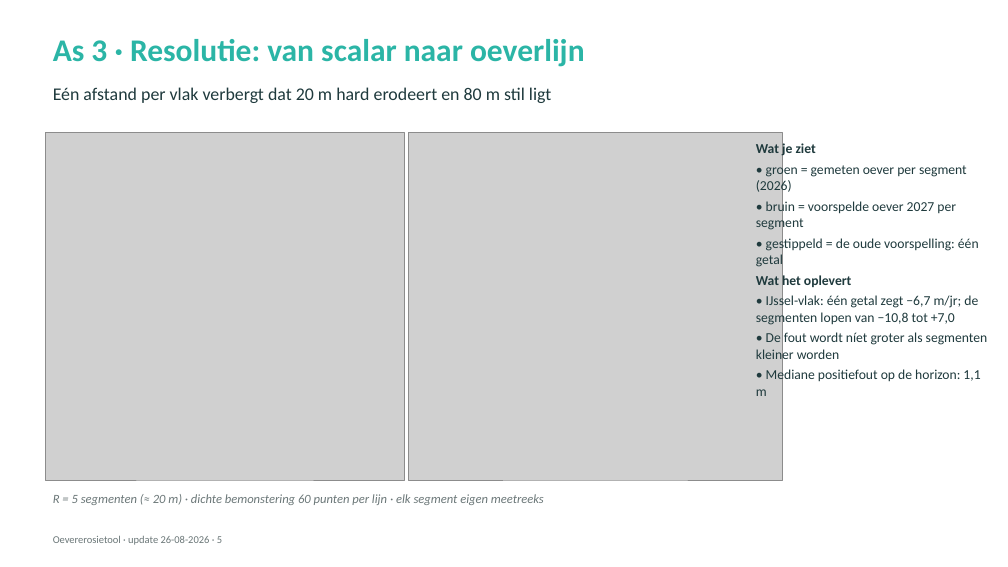
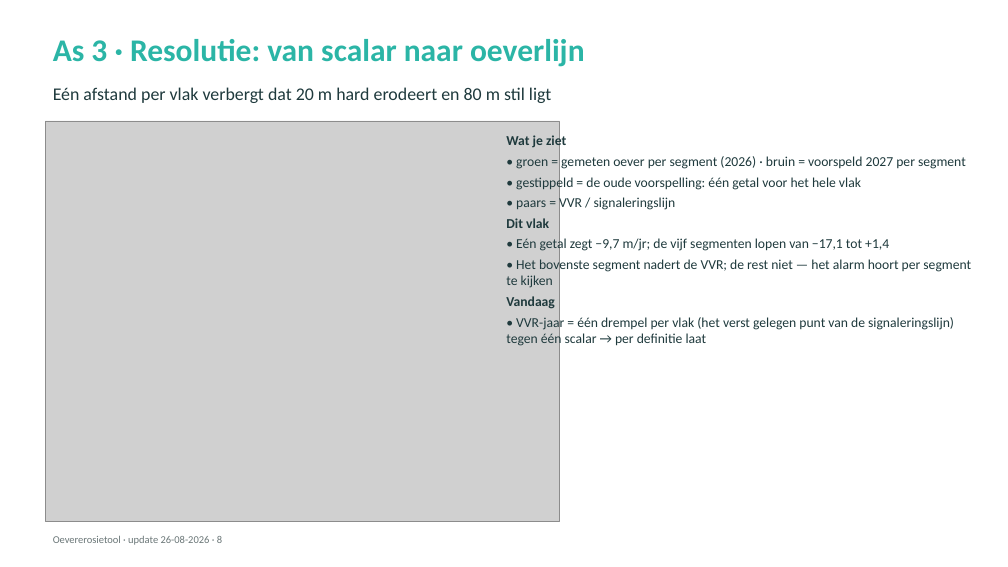
Before and after one commit to HAL24K/wocu-oevererosie, a slide deck: slide 8 of docs/presentations/20260826_update.pptx (slide 5 before the commit). Drawn at 1008x567 pixels with LibreOffice and Linux fonts; fonts in the diff are those of the drawing; grey boxes stand for pictures. Boxes give left, top, right and bottom in pixels: in the first picture for what was removed or moved away, otherwise in the second. Text is boxed around its words. In the diff, an @@ line names an element or a change of style, - is before the commit and + after.

```diff
--- a/docs/presentations/20260826_update.pptx
+++ b/docs/presentations/20260826_update.pptx
@@ picture: place and size @@
-picture at <box>45,132,405,480</box>
+picture at <box>45,121,560,522</box>
@@ picture removed at <box>408,132,783,480</box> @@
@@ text "Wat je ziet": place and size @@
-text "Wat je ziet" at <box>756,141,988,396</box>
+text "Wat je ziet" at <box>506,134,971,347</box>
@@ text at <box>506,156,971,347</box>: text changed @@
-• groen = gemeten oever per segment (2026)
-• bruin = voorspelde oever 2027 per segment
-• gestippeld = de oude voorspelling: één getal
-Wat het oplevert
-• IJssel-vlak: één getal zegt −6,7 m/jr; de segmenten lopen van −10,8 tot +7,0
-• De fout wordt níet groter als segmenten kleiner worden
-• Mediane positiefout op de horizon: 1,1 m
+• groen = gemeten oever per segment (2026) · bruin = voorspeld 2027 per segment
+• gestippeld = de oude voorspelling: één getal voor het hele vlak
+• paars = VVR / signaleringslijn
+Dit vlak
+• Eén getal zegt −9,7 m/jr; de vijf segmenten lopen van −17,1 tot +1,4
+• Het bovenste segment nadert de VVR; de rest niet — het alarm hoort per segment te kijken
+Vandaag
+• VVR-jaar = één drempel per vlak (het verst gelegen punt van de signaleringslijn) tegen één scalar → per definitie laat
@@ text removed at <box>53,494,544,505</box> @@
-R = 5 segmenten (≈ 20 m) · dichte bemonstering 60 punten per lijn · elk segment eigen meetreeks
```
Also in this commit, not shown: 7 other slides changed, 4 slides added, 4 slides removed, 17 other files.
